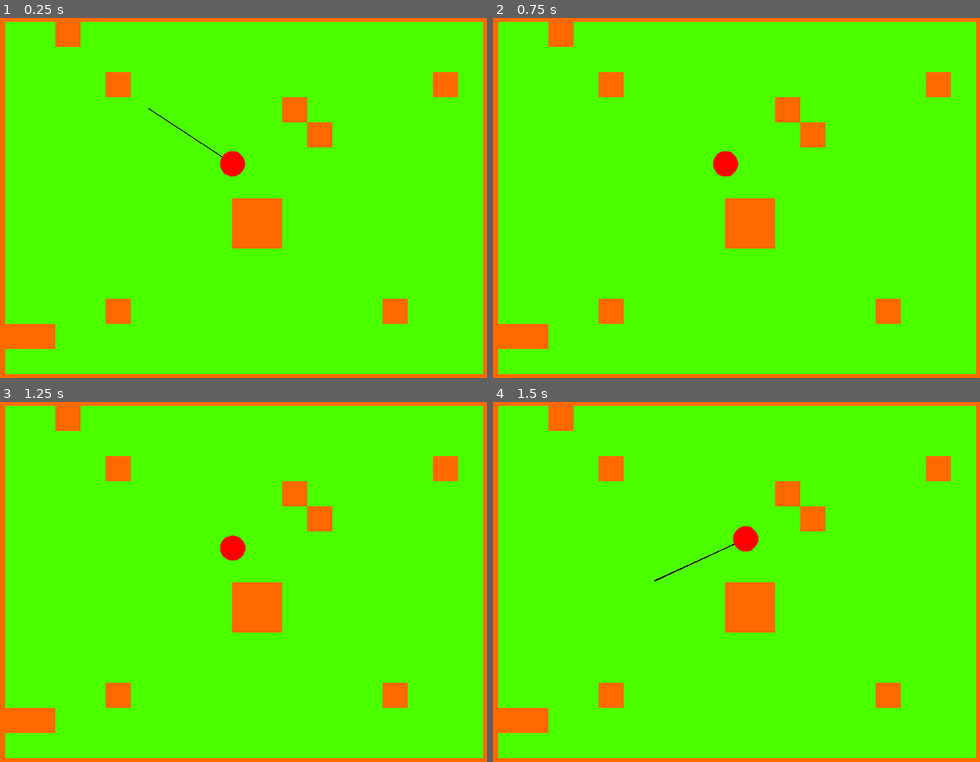
Above: before the commit, frames 1-4 (two rows, left to right).
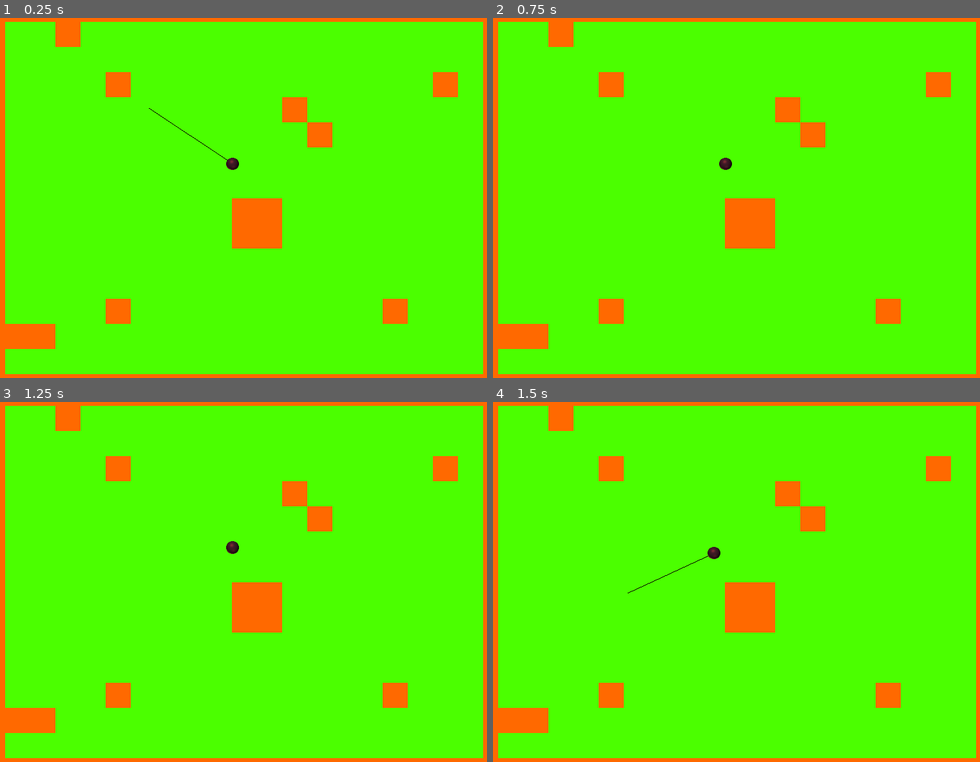
Above: after the commit, the same moments.

Repository: Halfwhit/Gulf-proto
Game: Godot game, scene res://level.tscn
Same seed, same stepped clock (60 frames per second), same inputs: the game is played once before the commit and once after it.
Inputs (mouse positions are in pixels of both pictures, inside the frame that each line leads up to):
- Up to frame 1 (0.25 s): no input
- Up to frame 2 (0.75 s): tap Enter at 0.5 s; move the mouse to (726, 162) at 0.52 s; click (726, 162) at 0.6 s
- Up to frame 3 (1.25 s): no input
- Up to frame 4 (1.5 s): tap Space at 1.25 s; move the mouse to (629, 592) at 1.27 s; click (629, 592) at 1.35 s

The runs differ from the first frame. In frame 1, 0.3% of the frame differs, in the area x 30-51%, y 25-45%; in frame 2, 0.3%; in frame 3, 0.3%; in frame 4, 0.4%, in the area x 27-55%, y 34-54%.

Commit message:
Fixed collisions and friction. Made ball smaller.

Diff:
--- a/level.tscn
+++ b/level.tscn
@@ -3,7 +3,7 @@
 [ext_resource path="res://tileset.tres" type="TileSet" id=1]
 [ext_resource path="res://player.tscn" type="PackedScene" id=2]
 
-[node name="Level" type="Node2D" index="0"]
+[node name="Level" type="Node2D"]
 
 [node name="TileMap" type="TileMap" parent="." index="0"]
 
@@ -30,3 +30,5 @@
 }
 
 [node name="Player" parent="." index="1" instance=ExtResource( 2 )]
+
+friction = 0.99
--- a/player.gd
+++ b/player.gd
@@ -1,21 +1,36 @@
-extends RigidBody2D
+extends KinematicBody2D
 
 # class member variables go here:
 var max_force
 var player_name
 var ball_color
+var ball_vector = Vector2()
+var collision
+export (float) var friction
 
 func _ready():
-	ball_color = Color(1.0, 0.0, 0.0)
+	ball_color = Color(1.0, 0.0, 0.0, 0.5)
 	max_force = 200
 
 func _draw():
-	draw_line(Vector2(), get_local_mouse_position().clamped(max_force), Color(0.0, 0.0, 0.0), 2.0, false)
-	draw_circle(Vector2(), 25, ball_color)
+	draw_line(Vector2(), get_local_mouse_position().clamped(max_force), Color(0.0, 0.0, 0.0), 1.0, false)
+	#draw_circle(Vector2(), 25, ball_color)
 
 func _process(delta):
 	update()
 
-func _integrate_forces(state):
+func _physics_process(delta):
+	check_hit()
+	ball_vector = ball_vector * friction
+	collision = move_and_collide(ball_vector * delta)
+	if collision:
+			ball_vector = ball_vector.bounce(collision.normal)
+			move_and_collide(ball_vector * delta)
+
+func check_hit():
 	if Input.is_action_just_pressed("touch_main"):
-		apply_impulse(Vector2(), - get_local_mouse_position().clamped(max_force) * 2)
+		ball_vector = get_local_mouse_position().clamped(max_force)
+
+#func _integrate_forces(state):
+#	if Input.is_action_just_pressed("touch_main"):
+#		apply_impulse(Vector2(), - get_local_mouse_position().clamped(max_force) * 2)
--- a/player.tscn
+++ b/player.tscn
@@ -1,41 +1,31 @@
-[gd_scene load_steps=3 format=2]
+[gd_scene load_steps=4 format=2]
 
 [ext_resource path="res://player.gd" type="Script" id=1]
+[ext_resource path="res://ball.png" type="Texture" id=2]
 
 [sub_resource type="CircleShape2D" id=1]
 
 custom_solver_bias = 0.0
-radius = 25.0
+radius = 12.5
 
-[node name="Player" type="RigidBody2D"]
+[node name="Player" type="KinematicBody2D" index="0"]
 
 position = Vector2( 502, 332 )
 input_pickable = false
 collision_layer = 3
 collision_mask = 3
-mode = 2
-mass = 1.0
-friction = 1.0
-bounce = 1.0
-gravity_scale = 1.0
-custom_integrator = false
-continuous_cd = 2
-contacts_reported = 5
-contact_monitor = true
-sleeping = false
-can_sleep = false
-linear_velocity = Vector2( 0, 0 )
-linear_damp = -1.0
-angular_velocity = 0.0
-angular_damp = -1.0
+collision/safe_margin = 0.08
 script = ExtResource( 1 )
 _sections_unfolded = [ "Collision", "Linear" ]
-__meta__ = {
-"_edit_group_": true
-}
+friction = null
 
-[node name="CollisionShape2D" type="CollisionShape2D" parent="." index="0"]
+[node name="Sprite" type="Sprite" parent="." index="0"]
+
+modulate = Color( 0.753906, 0.191422, 0.191422, 1 )
+scale = Vector2( 0.5, 0.5 )
+texture = ExtResource( 2 )
+_sections_unfolded = [ "Transform", "Visibility" ]
+
+[node name="CollisionShape2D" type="CollisionShape2D" parent="." index="1"]
 
 shape = SubResource( 1 )
-
-[connection signal="input_event" from="." to="." method="_on_RigidBody2D_input_event"]
--- a/project.godot
+++ b/project.godot
@@ -32,7 +32,6 @@
 2d/cell_size=50
 2d/default_gravity=0
 2d/default_gravity_vector=Vector2( 0, 0 )
-2d/default_linear_damp=1.0
 
 [rendering]
 
Binary file changed: ball.png
